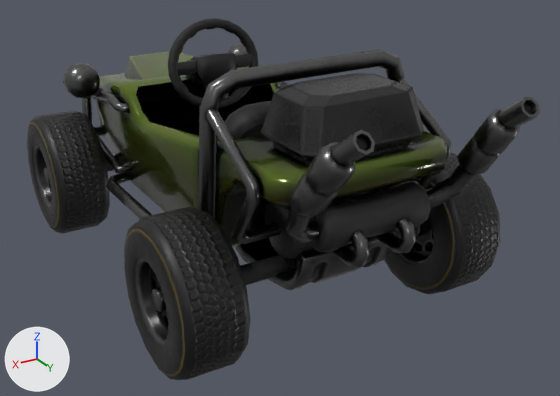
Before and after pictures for a commit that changed the glTF model models/vehicles/BaseRaceKart6.gltf.
Camera for both pictures: a 50 mm lens placed at (1.73, 3.4, 1.92), pointed at (-0.11, 0.35, 0.39). The axes (+X, +Y, +Z) are drawn at lower left. The lights are the same throughout. The picture after the commit comes second. Vertices at exactly the same position are counted once.

The first picture shows 'SteeringWheel.005', 'body', 'underbody.002', 'wheel-back-left.002', 'wheel-back-right.010', 'wheel-front-left.007' and 1 more.
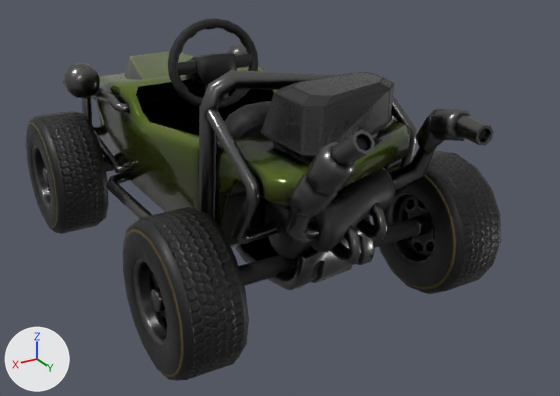
The newer file adds a shape key; the second version is drawn at full value of the shape key 'Damage_Back_Right' of 'body', and the change is written as the vertex moves it makes.

Where the change shows, as pixel boxes [x1, y1, x2, y2] in the pictures (560 x 396 px; the box of a moved part takes in the faces that stretch with it):
'body', reshaped (10% narrower): before [63, 43, 540, 290]; after [63, 43, 494, 290]
'wheel-back-left.002', moved: before [124, 207, 250, 380]; after [123, 207, 249, 381]
'wheel-back-right.010', moved: before [385, 153, 500, 294]; after [372, 150, 501, 294]
'wheel-front-left.007', moved: before [27, 111, 110, 234]; after [26, 111, 109, 234]
part 1 of me_body_003, moved or reshaped: before [332, 230, 370, 267]; after [330, 225, 362, 264]
part 2 of me_body_003, moved or reshaped: before [229, 49, 540, 283]; after [229, 70, 494, 283]

What the commit changed:
me_body_003 has 2232 vertices, 4148 faces and spans x -0.6..0.6, y -1.29..1.64, z 0.05..1.0.
me_body_003 is used by ob_body; parent ob_baseracekart6_001; location (0.0, 0.0, 0.186).
me_body_003 part 1: the loose piece of 48 vertices spanning x 0.08..0.14, y 1.05..1.35, z 0.3..0.47 is multiplied about its middle by the matrix ((0.967, 0.001, 0.005), (0.481, 0.987, -0.074), (0.0, 0.0, 1.0)), then moved by (0.0, -0.04, 0.0).
me_body_003 part 2: 477 of 2232 vertices moved; they spanned x -0.5..0.15, y 0.71..1.64, z 0.08..1.0 and now span x -0.5..0.15, y 0.7..1.45, z 0.08..0.95; mean shift (0.01, -0.14, -0.01); largest move (-0.39, 1.47, 0.72) -> (-0.38, 1.19, 0.71).
Object 'wheel-back-left.002' (ob_wheel_back_left_002) moves from (0.654, 0.863, 0.335) to (0.661, 0.863, 0.335).
Object 'wheel-back-right.010' (ob_wheel_back_right_010) moves from (-0.654, 0.863, 0.335) to (-0.66, 0.863, 0.335).
Object 'wheel-front-left.007' (ob_wheel_front_left_007) moves from (0.654, -0.704, 0.335) to (0.661, -0.704, 0.335).
